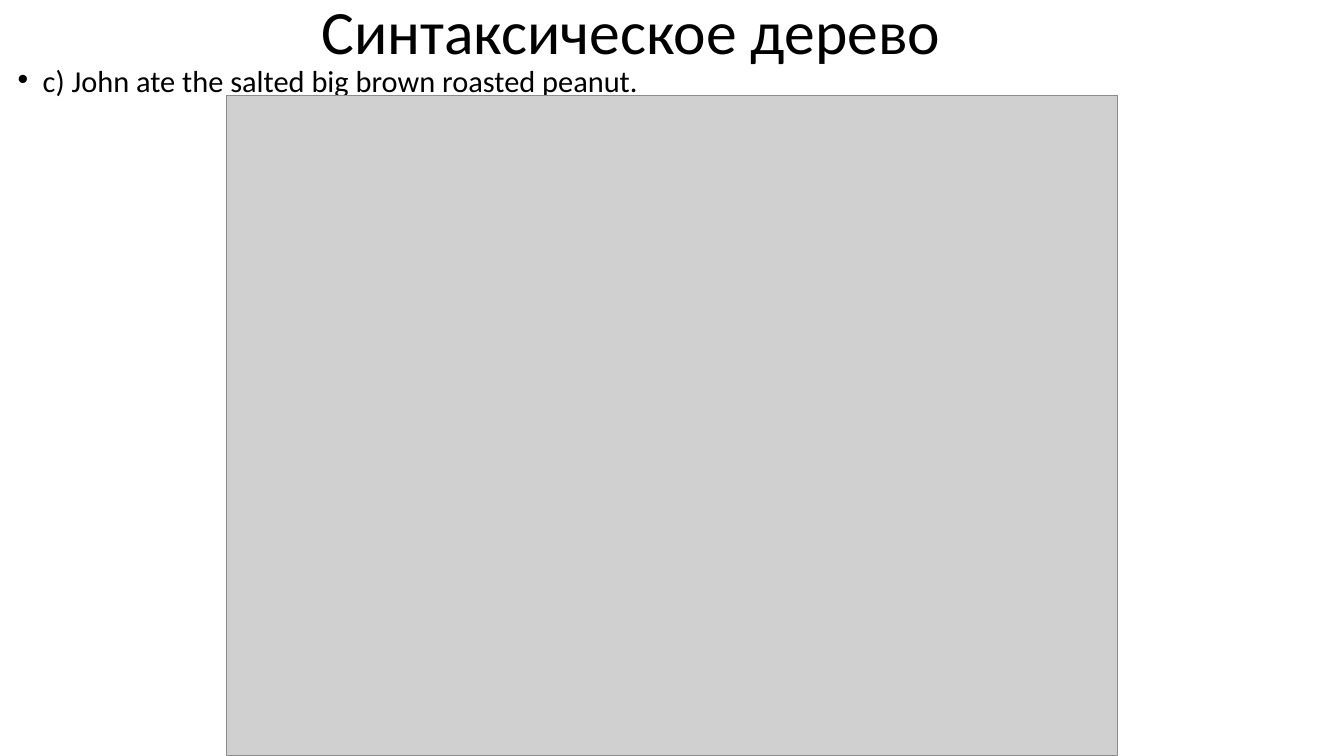
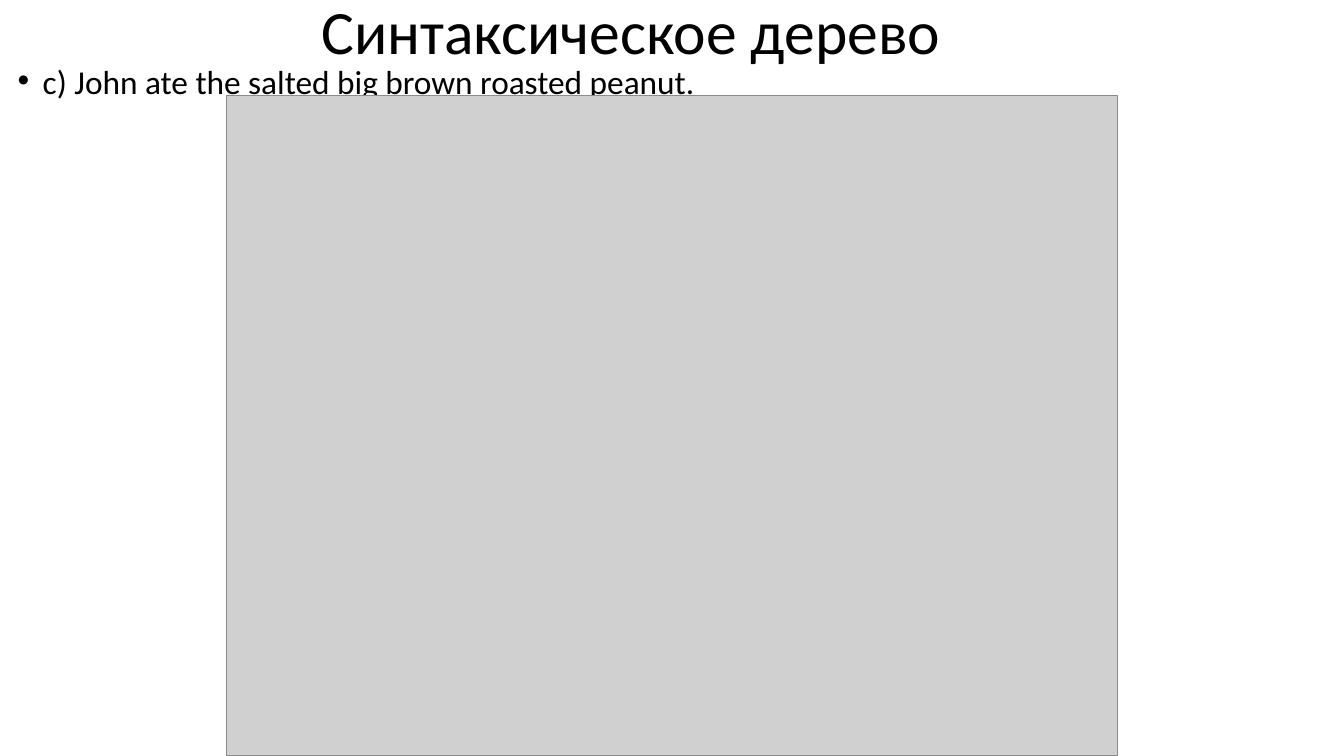
Before and after one commit to goddamnteam/korzun, a slide deck: slide 10 of task2.pptx. Drawn at 1344x756 pixels with LibreOffice and Linux fonts; fonts in the diff are those of the drawing; grey boxes stand for pictures. Boxes give left, top, right and bottom in pixels: in the first picture for what was removed or moved away, otherwise in the second. Text is boxed around its words. In the diff, an @@ line names an element or a change of style, - is before the commit and + after.

```diff
--- a/task2.pptx
+++ b/task2.pptx
@@ text "c) John ate the salted ..." at bbox=[43, 70, 695, 103]: size 21.7 to 23.8 pt @@
```
Also in this commit, not shown: 1 other slide changed.
